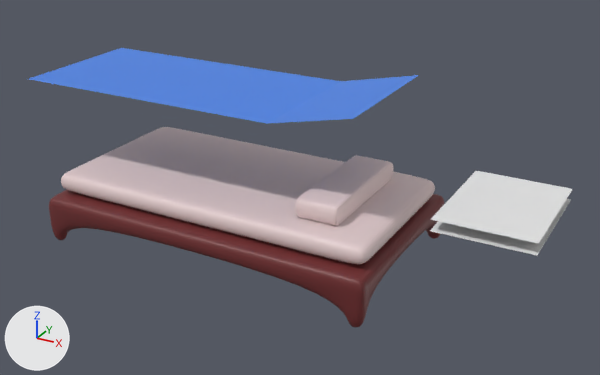
The FBX model Assets/Models/Bed.fbx, before and after one commit.
Rendered twice from a camera (50 mm lens) standing at (10.62, -16.5, 8.5) and looking at (1.56, -0.02, 0.26). Arrows for +X, +Y and +Z are at lower left; the lights stay in place. Where no turn or scale is listed for an object, it has been applied to the vertices.

In view in the first picture: 'Cube', 'Cube.001', 'Kostka', 'Prostokąt', 'Prostokąt.001'.
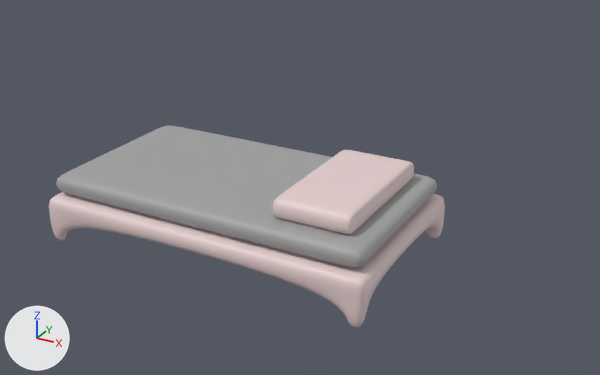
The newer file is also rescaled (x0.383), turned or shifted as a whole; pictures and numbers use the older file's frame.

Where the change shows, as pixel boxes (x1, y1, x2, y2) in the pictures (600 x 375 px):
'Cube', recoloured, reshaped
    before: (61, 127, 435, 264)
    after: (57, 125, 437, 267)
'Prostokąt', deleted
    before: (29, 48, 419, 124)
'Kostka', recoloured
    both: (49, 190, 445, 327)
'Prostokąt.001', deleted
    before: (430, 171, 572, 256)
'Cube.001', mesh rescaled (43% wider, 18% taller)
    before: (295, 155, 393, 226)
    after: (273, 150, 414, 234)

Edits to the bpy script that builds the scene:
```text
Change mat_materiał:
    mat_materiał.base_color: (0.159, 0.0237, 0.025) -> (0.366, 0.366, 0.366)  # dark red #6f2b2c -> grey #a3a3a3
Change me_cube_003:
    where me_cube_003.from_pydata(...)  # 1922 vertices, 1920 faces; spans x -0.53..0.53, y -1.63..1.63, z -0.27..0.27
    used by ob_cube_001; location = (2.83, 0.0, 0.5)
    me_cube_003 part 2: the whole mesh is scaled about the mesh origin by (1.86, 1.17, 1)
Change me_cube_002:
    where me_cube_002.from_pydata(...)  # 1922 vertices, 1920 faces; spans x -4.35..4.34, y -2.24..2.24, z -0.27..0.27
    used by ob_cube; location = (0.0, 0.0, 0.0)
    remove me_cube_002.materials.append(mat_material)  # white #e7d0d0
    me_cube_002 part 1: the whole mesh is multiplied about its middle by the matrix ((1.0, 0.0, 0.0), (0.0, 1.075, 0.0), (0.0, 0.0, 1.0))
    add me_cube_002.materials.append(mat_materiał)  # grey #a3a3a3
Change me_siatka:
    where me_siatka.from_pydata(...)  # 2946 vertices, 2944 faces; spans x -4.5..4.5, y -2.62..2.62, z -1.03..0.24
    remove me_siatka.materials.append(mat_materiał)  # dark red #6f2b2c
    add me_siatka.materials.append(mat_material)  # white #e7d0d0
Remove ob_prostokąt:
    ob_prostokąt = bpy.data.objects.new('Prostokąt', me_prostokąt_002)
    ob_prostokąt.location = (-0.61, 0.0, 2.51)
Remove ob_prostokąt_001:
    ob_prostokąt_001 = bpy.data.objects.new('Prostokąt.001', me_prostokąt_003)
    ob_prostokąt_001.location = (6.6, 0.0, 0.67)
```
